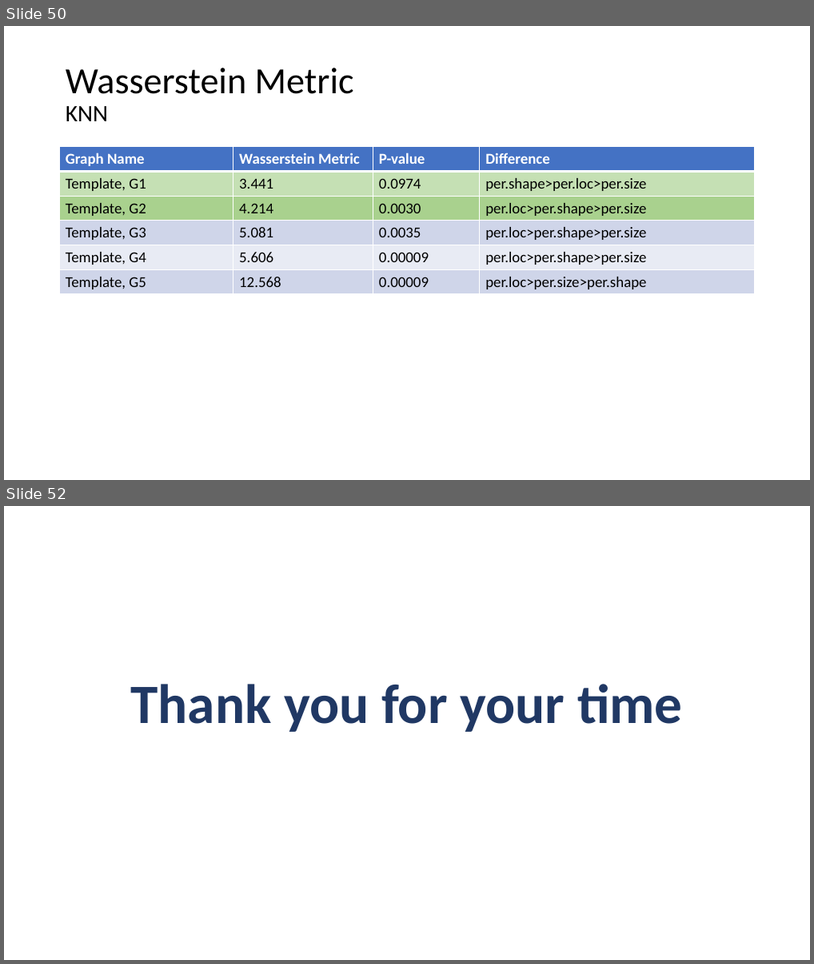
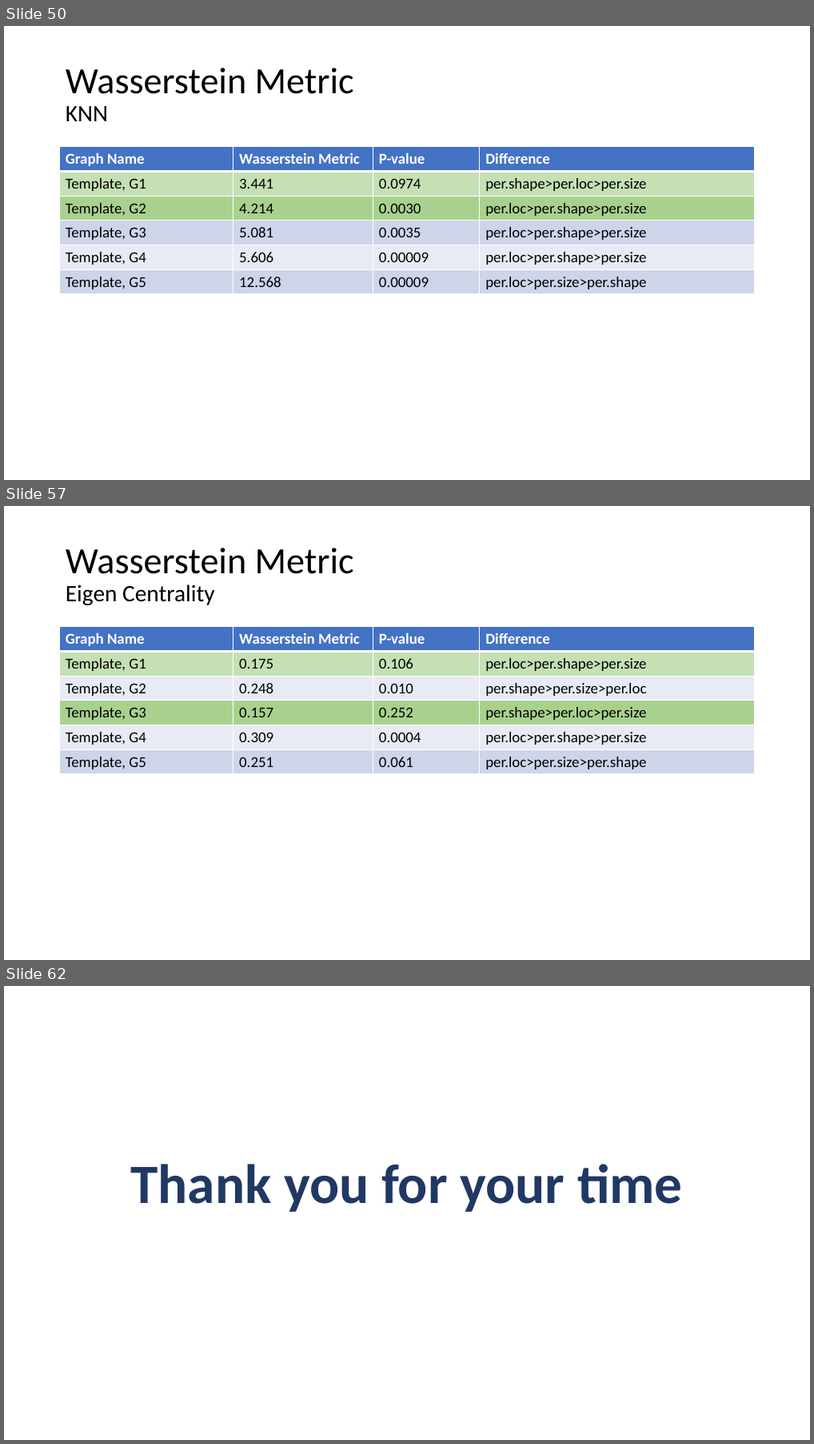
Before and after one commit to AtrayeeNeog/Visualization_2019-20, a slide deck: Documentation/Presentation/Project_Presentation_v2.pptx. Shown one above the other, each under a label of ours: slides 50 and 52 before the commit, slides 50, 57 and 62 after it; the slides between them are not shown. The pictures are 814x964 and 814x1444 pixels, drawn with LibreOffice and Linux fonts; fonts in the diff are those of the drawing. Boxes give left, top, right and bottom in pixels: in the first picture for what was removed or moved away, otherwise in the second. Text is boxed around its words. In the diff, an @@ line names an element or a change of style, - is before the commit and + after.

```diff
--- a/Documentation/Presentation/Project_Presentation_v2.pptx
+++ b/Documentation/Presentation/Project_Presentation_v2.pptx
@@ slide 57 added at (4,506,810,960), background #FFFFFF @@
@@ title added at (66,548,354,605), 44 pt, text #000000 @@
+Wasserstein Metric
+Eigen Centrality
@@ table added at (60,627,755,774), 6 rows, 4 columns @@
+Graph Name | Wasserstein Metric | P-value | Difference
+Template, G1 | 0.175 | 0.106 | per.loc>per.shape>per.size
+Template, G2 | 0.248 | 0.010 | per.shape>per.size>per.loc
+Template, G3 | 0.157 | 0.252 | per.shape>per.loc>per.size
+Template, G4 | 0.309 | 0.0004 | per.loc>per.shape>per.size
+Template, G5 | 0.251 | 0.061 | per.loc>per.size>per.shape
@@ what was slide 52 is now slide 62 @@
```
Also in this commit, not shown: 1 slide changed, 9 other slides added, 1 other file.
